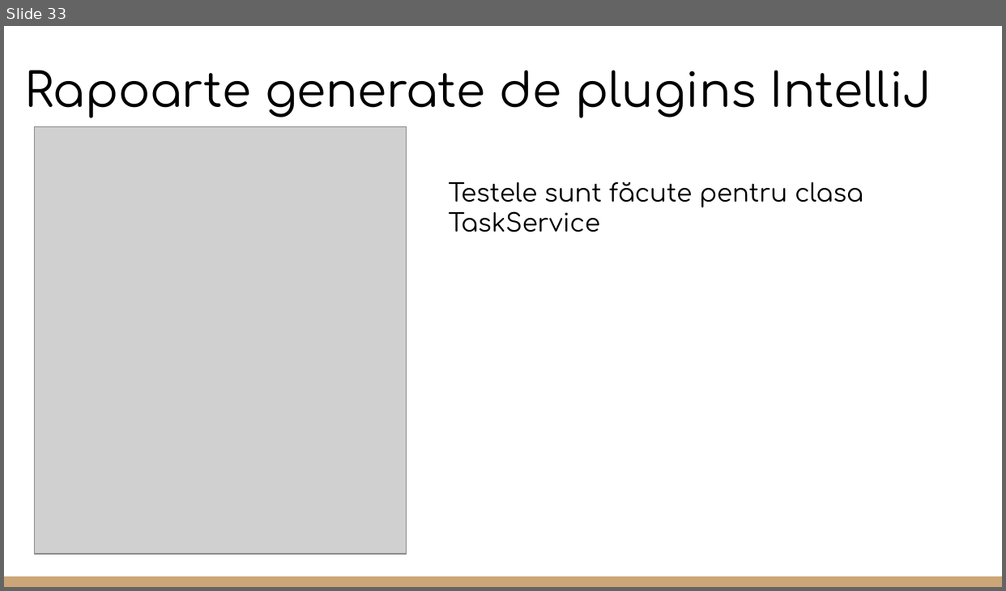
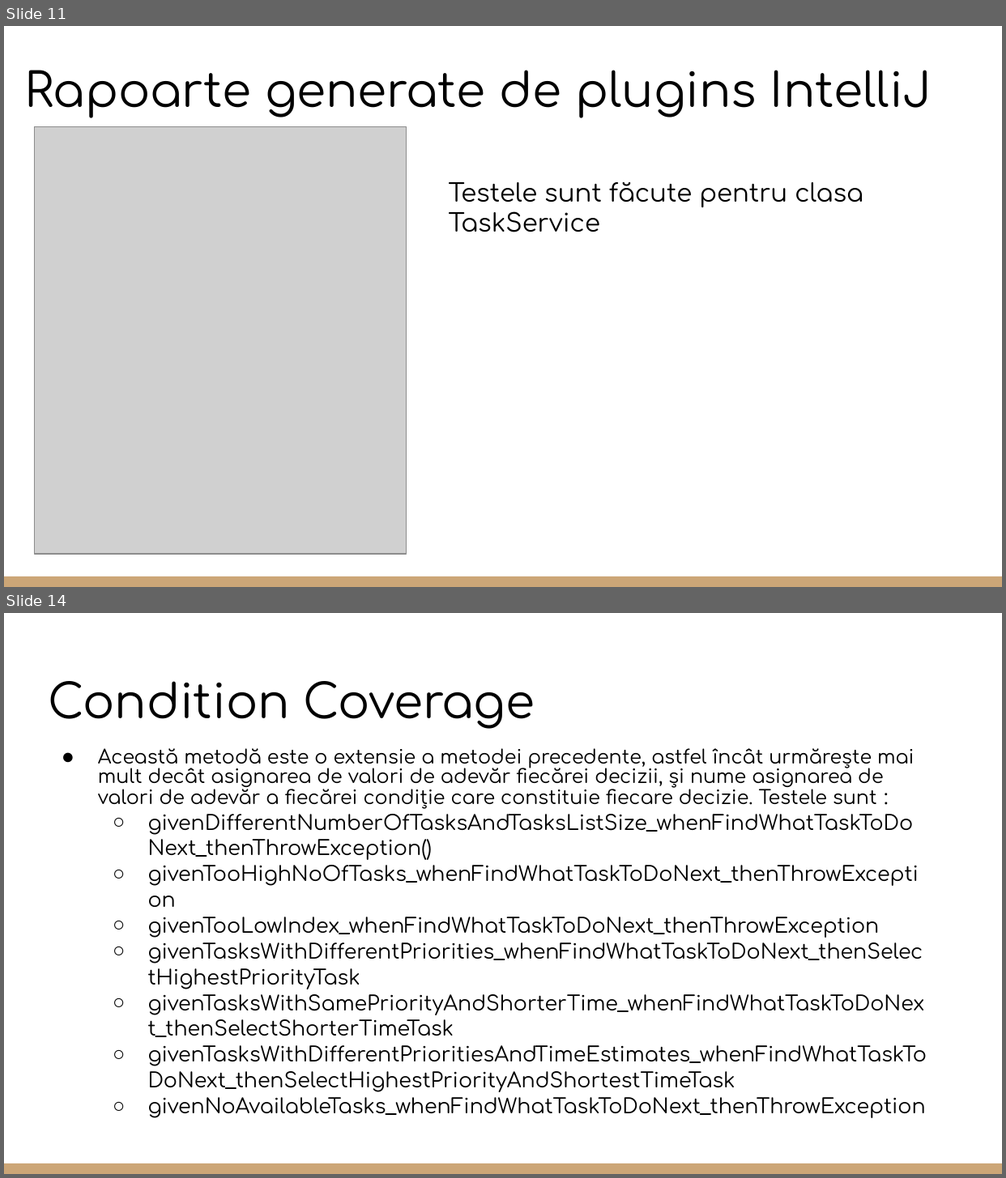
Before and after one commit to CoCodrilo1710/Proiect_TSS, a slide deck: Testare Unitara in Java.pptx. Shown one above the other, each under a label of ours: slide 33 before the commit, slides 11 and 14 after it; the slides between them are not shown. The pictures are 1006x591 and 1006x1178 pixels, drawn with LibreOffice and Linux fonts; fonts in the diff are those of the drawing; grey boxes stand for pictures. Boxes give left, top, right and bottom in pixels: in the first picture for what was removed or moved away, otherwise in the second. Text is boxed around its words. In the diff, an @@ line names an element or a change of style, - is before the commit and + after.

```diff
--- a/Testare Unitara in Java.pptx
+++ b/Testare Unitara in Java.pptx
@@ slide 14 added at <box>4,613,1002,1174</box>, background #FFFFFF; not listed: 1 template element that a slide beside it also shows @@
@@ title added at <box>48,681,535,729</box>, 34 pt, text #000000 @@
+Condition Coverage
@@ text added at <box>98,748,927,1118</box>, 14.8 pt, text #000000 @@
+● Această metodă este o extensie a metodei precedente, astfel încât urmărește mai mult decât asignarea de valori de adevăr fiecărei decizii, și nume asignarea de valori de adevăr a fiecărei condiție care constituie fiecare decizie. Testele sunt :
+  ○ givenDifferentNumberOfTasksAndTasksListSize_whenFindWhatTaskToDoNext_thenThrowException()
+  ○ givenTooHighNoOfTasks_whenFindWhatTaskToDoNext_thenThrowException
+  ○ givenTooLowIndex_whenFindWhatTaskToDoNext_thenThrowException
+  ○ givenTasksWithDifferentPriorities_whenFindWhatTaskToDoNext_thenSelectHighestPriorityTask
+  ○ givenTasksWithSamePriorityAndShorterTime_whenFindWhatTaskToDoNext_thenSelectShorterTimeTask
+  ○ givenTasksWithDifferentPrioritiesAndTimeEstimates_whenFindWhatTaskToDoNext_thenSelectHighestPriorityAndShortestTimeTask
+  ○ givenNoAvailableTasks_whenFindWhatTaskToDoNext_thenThrowException
@@ what was slide 33 is now slide 11 @@
```
Also in this commit, not shown: 12 other slides added, 40 slides removed, 1 other file.
